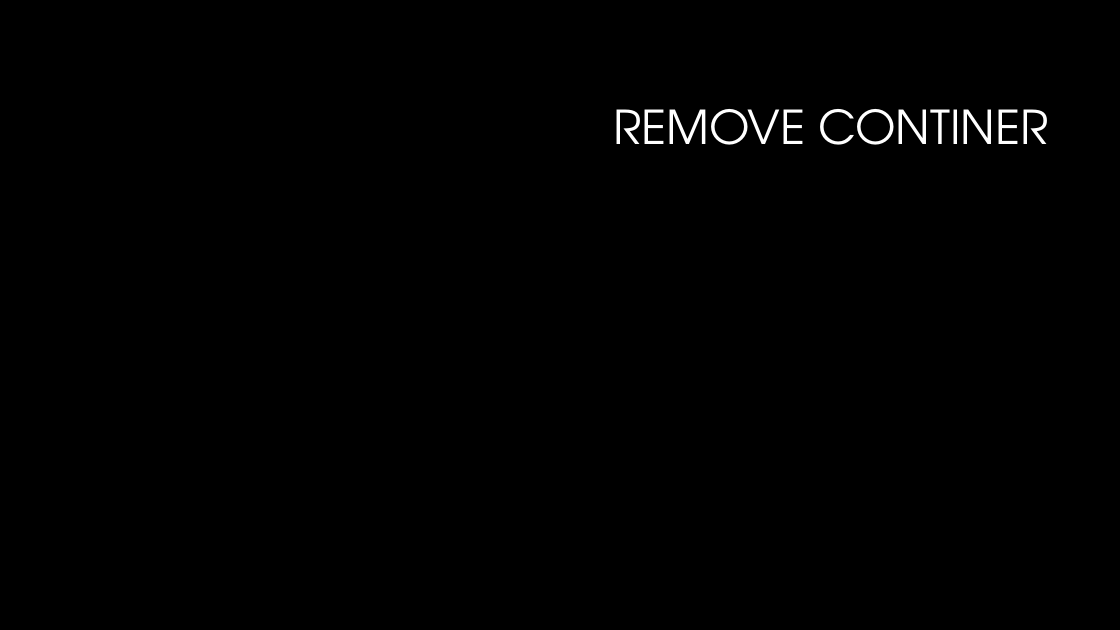
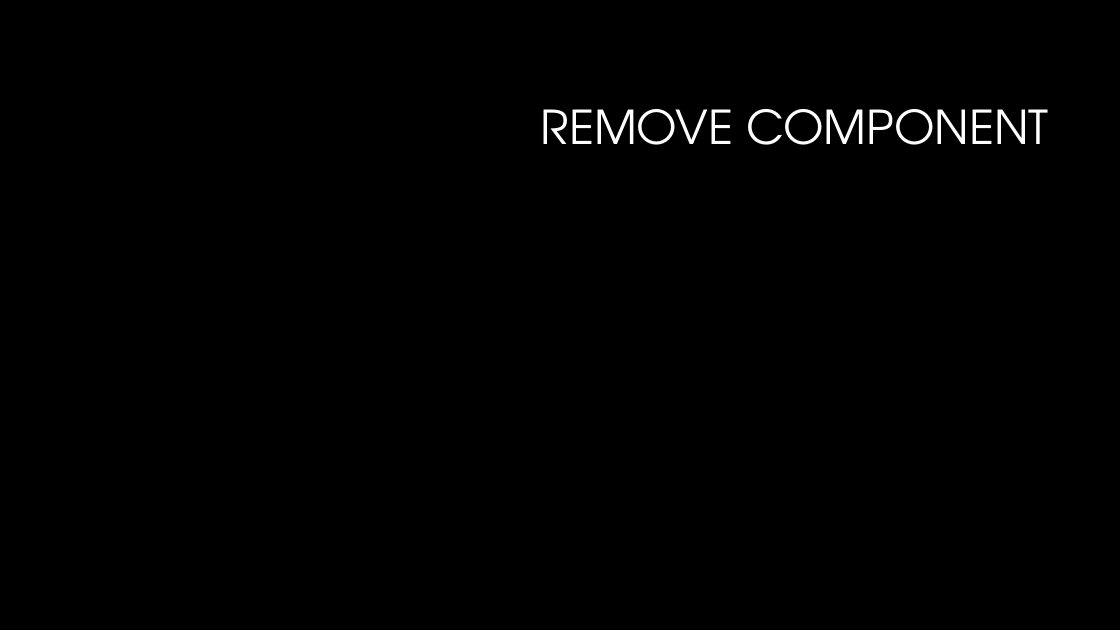
Before and after one commit to mjarzebkowski/AGH_ReactContainersPresentation, a slide deck: slide 15 of ReactContainers.pptx (slide 6 before the commit). Drawn at 1120x630 pixels with LibreOffice and Linux fonts; fonts in the diff are those of the drawing; background and template pictures are left out. Boxes give left, top, right and bottom in pixels: in the first picture for what was removed or moved away, otherwise in the second. Text is boxed around its words. In the diff, an @@ line names an element or a change of style, - is before the commit and + after.

```diff
--- a/ReactContainers.pptx
+++ b/ReactContainers.pptx
@@ title at box(541, 109, 1048, 145): text changed @@
-REMOVE CONTINER
+REMOVE COMPONENT
```
Also in this commit, not shown: 6 other slides changed, 9 slides added, 1 other file.
